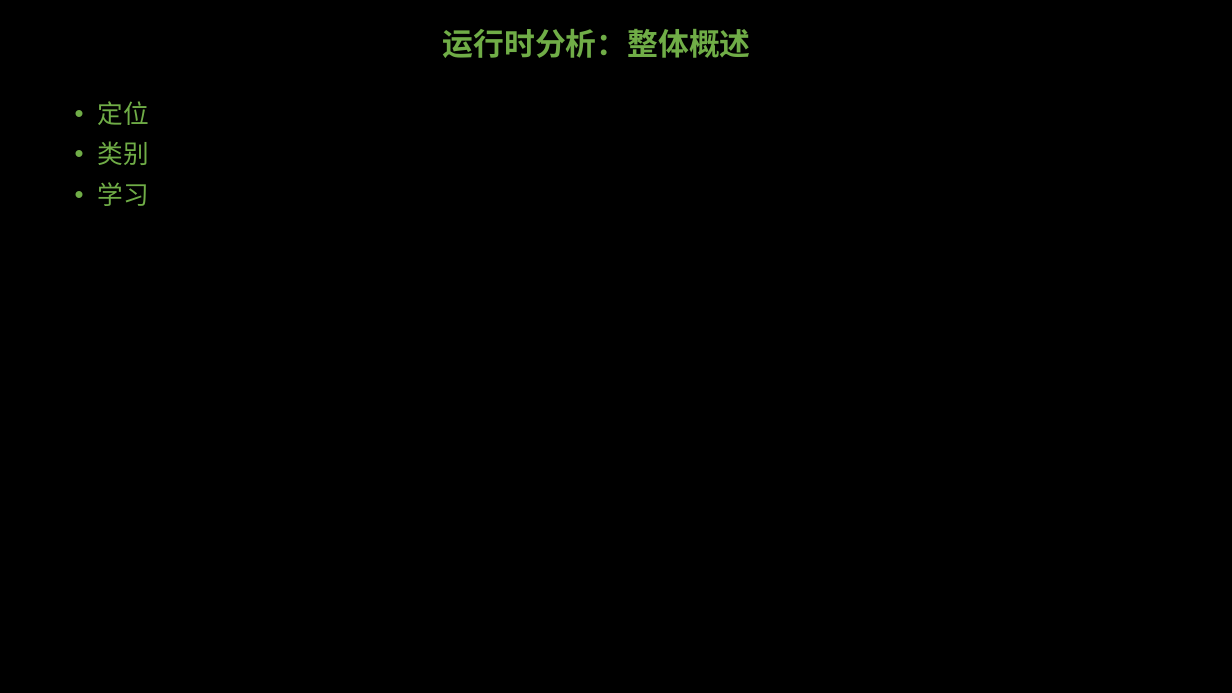
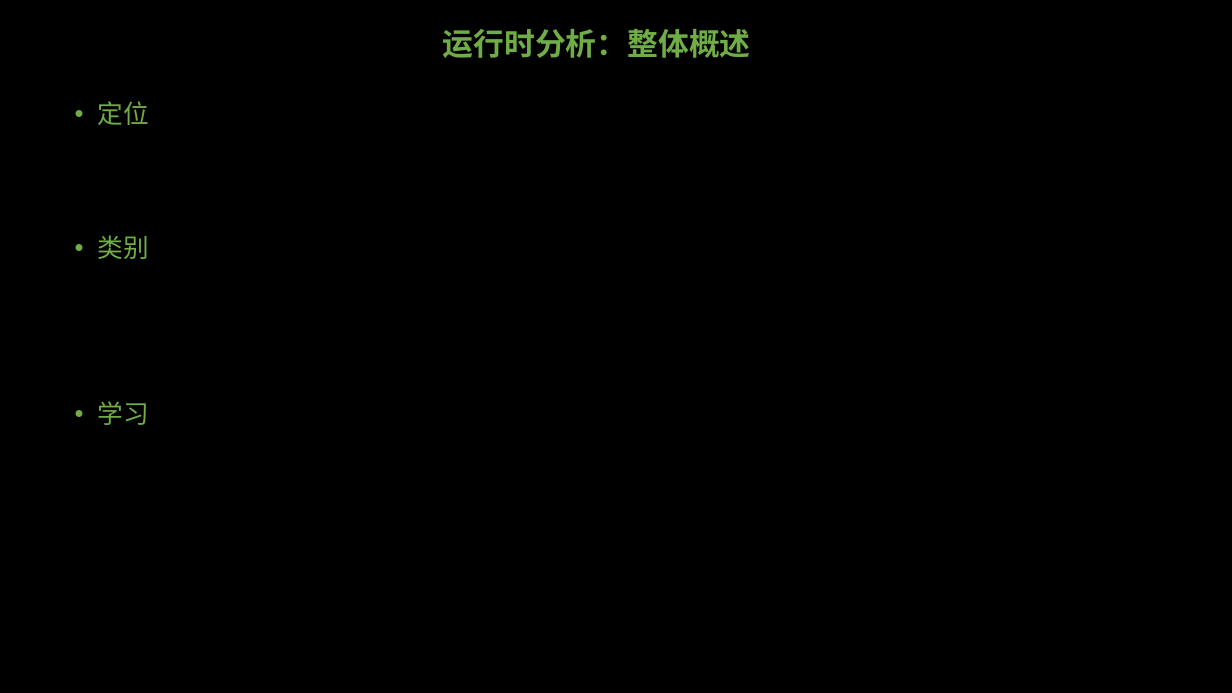
Before and after one commit to GavinKoeng/it-talks, a slide deck: slide 2 of toolchains/runtime-xxx/runtime-analyzing/运行时分析.pptx. Drawn at 1232x693 pixels with LibreOffice and Linux fonts; fonts in the diff are those of the drawing. Boxes give left, top, right and bottom in pixels: in the first picture for what was removed or moved away, otherwise in the second. Text is boxed around its words. In the diff, an @@ line names an element or a change of style, - is before the commit and + after.

Commit message:
toolchains: runtime-xxx: runtime-analyzing: 完成运行时分析PPT初稿

```diff
--- a/toolchains/runtime-xxx/runtime-analyzing/运行时分析.pptx
+++ b/toolchains/runtime-xxx/runtime-analyzing/运行时分析.pptx
@@ text "定位" rewrapped from [98,101,149,206] to [98,101,149,425] @@
```
Also in this commit, not shown: 3 other slides changed, 15 slides added.
